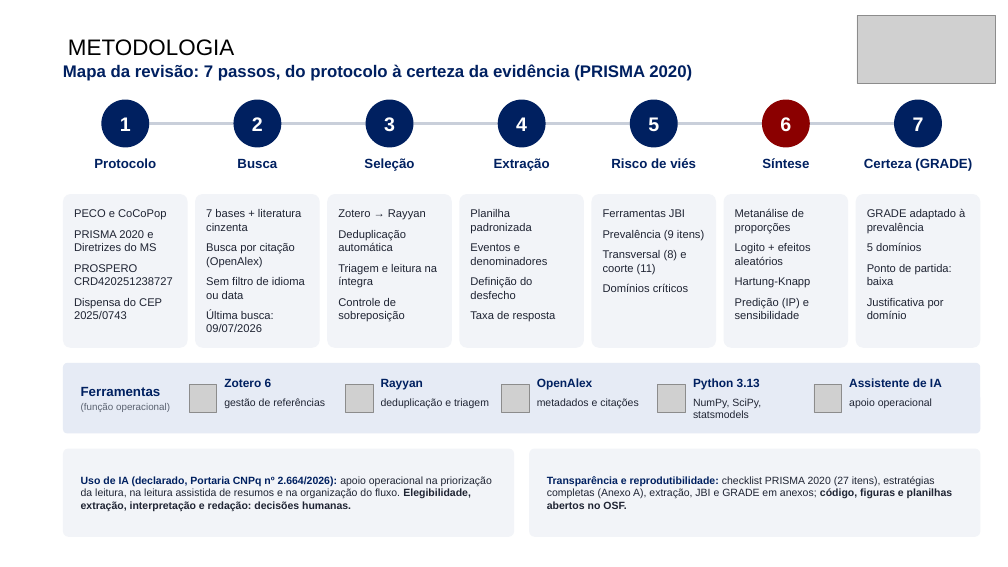
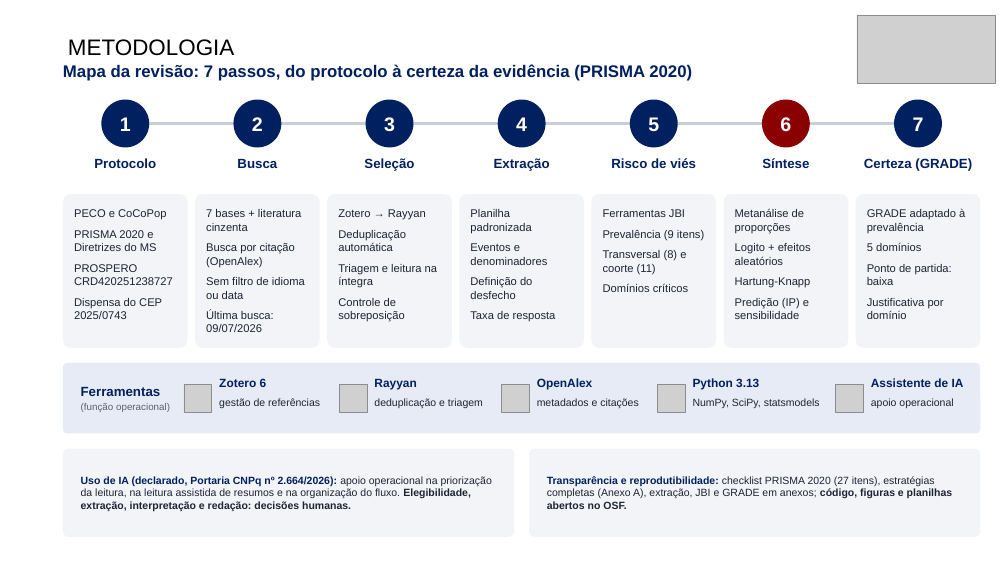
Before and after one commit to ravibuzz/IC-fumaca, a slide deck: slide 5 of apresentacao/SEMICA_Fumaca_Cirurgica_Baccaro.pptx. Drawn at 1008x567 pixels with LibreOffice and Linux fonts; fonts in the diff are those of the drawing; grey boxes stand for pictures; background and template pictures are left out. Boxes give left, top, right and bottom in pixels: in the first picture for what was removed or moved away, otherwise in the second. Text is boxed around its words. In the diff, an @@ line names an element or a change of style, - is before the commit and + after.

```diff
--- a/apresentacao/SEMICA_Fumaca_Cirurgica_Baccaro.pptx
+++ b/apresentacao/SEMICA_Fumaca_Cirurgica_Baccaro.pptx
@@ text "Zotero 6" moved from (x1=224, y1=378, x2=272, y2=387) to (x1=219, y1=378, x2=267, y2=387) @@
@@ 2 pictures, 2 texts moved together from (x1=189, y1=379, x2=489, y2=412) to (x1=184, y1=379, x2=483, y2=412) @@
@@ picture moved from (x1=814, y1=384, x2=842, y2=412) to (x1=836, y1=384, x2=863, y2=412) @@
@@ text "Assistente de IA" moved from (x1=849, y1=378, x2=942, y2=387) to (x1=871, y1=378, x2=964, y2=387) @@
@@ text "gestão de referências" moved from (x1=224, y1=398, x2=325, y2=408) to (x1=219, y1=398, x2=320, y2=408) @@
@@ text "NumPy, SciPy, statsmodels" rewrapped from (x1=693, y1=398, x2=761, y2=418) to (x1=693, y1=398, x2=820, y2=408) @@
@@ text "apoio operacional" moved from (x1=849, y1=398, x2=932, y2=408) to (x1=871, y1=398, x2=953, y2=408) @@
```
Also in this commit, not shown: 15 other slides changed, 11 other files.
